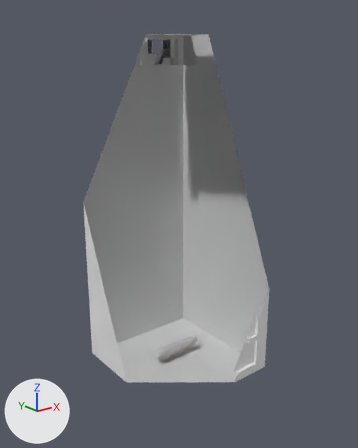
Two versions of the Blender file 블렌더/03_LionDance/LionDance_002.blend, one commit apart.
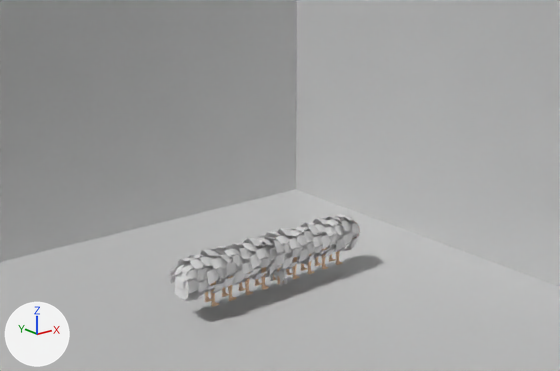
Each version is shown whole from a 50 mm camera at (-30.41, -38.23, 30.39) aimed at (-1.08, -1.57, 15.73), then close up from a 50 mm camera at (-11.42, -14.41, 8.34) aimed at (0.37, 0.34, 2.44). Lighting does not change. The marker at lower left points along +X, +Y and +Z. Everything nearer to the camera than a plane just in front of the edit is cut away.

Objects in the first close-up: 'Apart_Outside', 'LionMonster'.
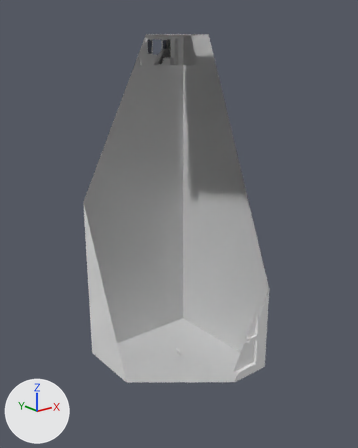
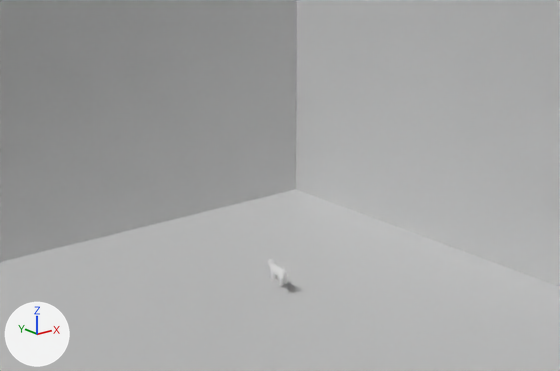
What the commit changed:
Object 'LionMonster' (ob_lionmonster) is deleted.

Location of each change, [x1, y1, x2, y2] in pixels of the close-ups (560 x 371 px):
'LionMonster', deleted
    before: [169, 214, 360, 307]
